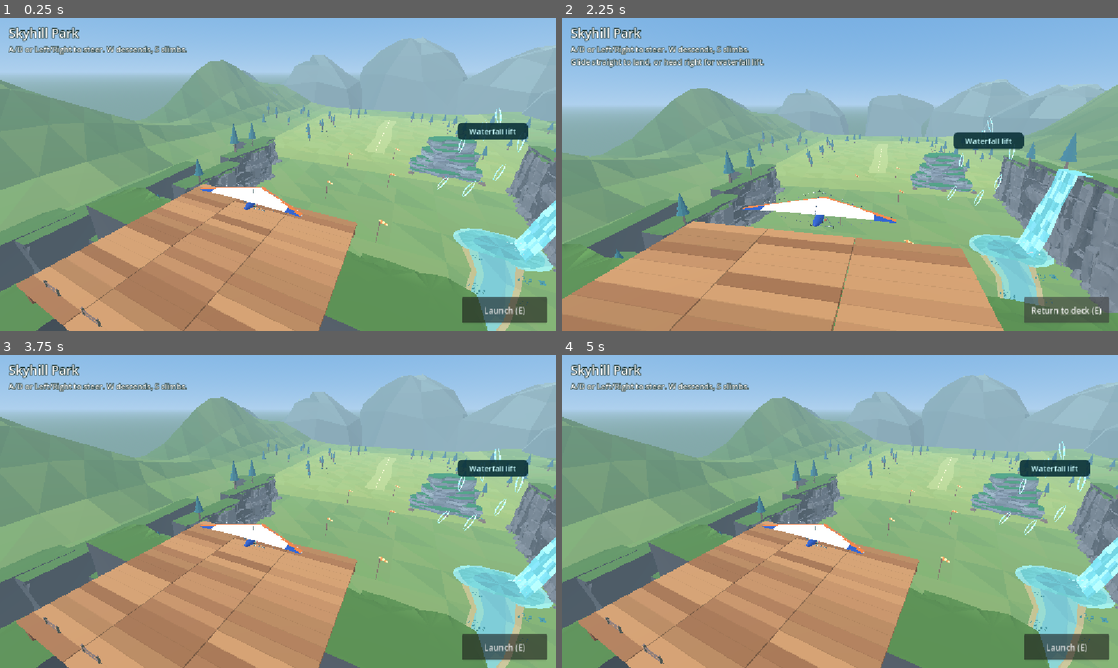
Above: before the commit, frames 1-4 (two rows, left to right).
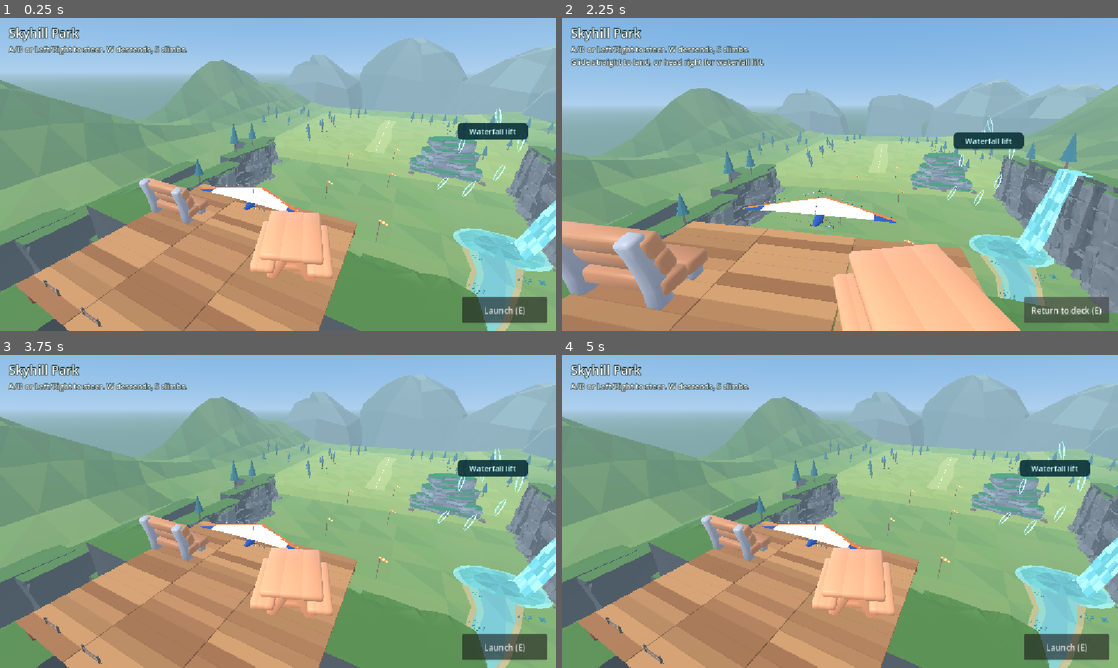
Above: after the commit, the same moments.

Repository: WillowbrookGame/willowbrook
Game: Godot game, scene res://game/skyhill/skyhill.tscn
Same seed, same stepped clock (60 frames per second), same inputs: the game is played once before the commit and once after it. This scene is started directly instead of the project's main scene.
Inputs (mouse positions are in pixels of both pictures, inside the frame that each line leads up to):
- Up to frame 1 (0.25 s): no input
- Up to frame 2 (2.25 s): click "Launch (E)" at 0.5 s; tap Enter at 1.25 s; move the mouse to (962, 158) at 1.27 s; hold Right (ui_right) 1.28-2 s; tap E at 1.35 s; click (962, 158) at 1.42 s; tap Space at 1.52 s; tap R at 1.55 s; click "Launch (E)" at 2 s
- Up to frame 3 (3.75 s): drag from (166, 527) to (250, 574) at 2.77 s; move the mouse to (333, 442) at 3.52 s; hold Right (ui_right) from 3.53 s (still down); tap E at 3.6 s
- Up to frame 4 (5 s): tap R at 3.8 s; release Right (ui_right) at 4.25 s; drag from (812, 574) to (673, 464) at 4.27 s

The runs differ from the first frame. In frame 1, 3.1% of the frame differs, in the area x 25-60%, y 51-84%; in frame 2, 11%, in the area x 0-83%, y 64-100%; in frame 3, 3.1%; in frame 4, 3.1%.

Commit message:
Connect Town to standalone Skyhill through an editable trailhead

Diff:
--- a/game/map.gd
+++ b/game/map.gd
@@ -258,6 +258,12 @@
 func _zone_blocks_world() -> bool:
 	return false
 
+func _zone_exit_prompt() -> String:
+	return ""
+
+func _try_zone_exit() -> bool:
+	return false
+
 func _reset_zone_inputs() -> void:
 	pass
 
@@ -705,6 +711,9 @@
 		if _near_at(beach_scenery.SLIDE_ENTRY) and fishing_ui.game.line.is_empty():
 			return "Ride the slide"
 		return fishing_ui.interaction_prompt()
+	var exit_prompt := _zone_exit_prompt()
+	if not exit_prompt.is_empty():
+		return exit_prompt
 	if _near_ferry():
 		return "Ferry to the island"
 	if _near_door():
@@ -776,6 +785,8 @@
 			if vehicles.is_driving():
 				_touches.reset_movement()
 			return
+	if _try_zone_exit():
+		return
 	if beach and _near_ferry():
 		_take_ferry()
 	elif beach and _near_at(DIVE_DOOR,2.25) and player.position.z > 11.8:
--- /dev/null
+++ b/game/skyhill/overlook.tscn
@@ -0,0 +1,16 @@
+[gd_scene format=3]
+
+[ext_resource type="PackedScene" path="res://game/town_assets/tiny-playground/picnic_table.gltf" id="table"]
+[ext_resource type="PackedScene" path="res://game/town_assets/tiny-park/bench.gltf" id="bench"]
+
+[node name="Overlook" type="Node3D"]
+
+[node name="PicnicTable" parent="." instance=ExtResource("table")]
+position = Vector3(4.1, 0, -0.6)
+rotation_degrees = Vector3(0, 20, 0)
+scale = Vector3(1.8, 1.8, 1.8)
+
+[node name="Bench" parent="." instance=ExtResource("bench")]
+position = Vector3(-4.7, 0, -1.3)
+rotation_degrees = Vector3(0, 180, 0)
+scale = Vector3(1.8, 1.8, 1.8)
--- a/game/skyhill/skyhill.gd
+++ b/game/skyhill/skyhill.gd
@@ -3,6 +3,7 @@
 
 const FLIGHT := preload("res://game/skyhill/flight_model.gd")
 const AVATARS := preload("res://game/avatars/catalog.gd")
+const TOWN_LINK := preload("res://game/skyhill/town_link.gd")
 enum State { DECK, FLYING, LANDING, MEADOW, CRASHED }
 const GROUND_CLEARANCE := 0.85
 const CRASH_TUMBLE_TIME := 0.65
@@ -28,6 +29,7 @@
 @onready var guide_label: Label = $HUD/WaterfallGuide/Caption
 @onready var prompt: Label = $HUD/Top/Instructions
 @onready var action: Button = $HUD/Action
+@onready var town_return: Button = $HUD/TownReturn
 @onready var stick: Control = $HUD/Stick
 @onready var knob: ColorRect = $HUD/Stick/Knob
 
@@ -40,6 +42,8 @@
 var _was_in_lift := false
 var _cue: AudioStreamPlayer
 var _elapsed := 0.0
+var _town_visit := false
+var _returning_to_town := false
 var _crash_elapsed := 0.0
 var _crash_rotation := Vector3.ZERO
 var _crash_side := 1.0
@@ -57,9 +61,12 @@
 var _visibility_callback: JavaScriptObject
 
 func _ready() -> void:
-	var rider := AVATARS.instantiate(AVATARS.DEFAULT)
+	var avatar := TOWN_LINK.take_arrival(get_tree())
+	_town_visit = not avatar.is_empty()
+	var rider := AVATARS.instantiate(avatar)
 	$Glider/RiderAnchor.add_child(rider)
 	action.pressed.connect(_action)
+	town_return.pressed.connect(_return_to_town)
 	_touch_seen = DisplayServer.is_touchscreen_available()
 	_cue = AudioStreamPlayer.new()
 	add_child(_cue)
@@ -88,9 +95,14 @@
 	_update_suspension()
 
 func _unhandled_key_input(event: InputEvent) -> void:
-	if event is InputEventKey and event.pressed and not event.echo and event.physical_keycode == KEY_E:
+	if not event is InputEventKey or not event.pressed or event.echo:
+		return
+	if event.physical_keycode == KEY_E:
 		_action()
 		get_viewport().set_input_as_handled()
+	elif event.physical_keycode == KEY_R and town_return.visible:
+		get_viewport().set_input_as_handled()
+		_return_to_town()
 
 func _notification(what: int) -> void:
 	if what == NOTIFICATION_APPLICATION_FOCUS_OUT:
@@ -117,6 +129,7 @@
 			prompt.text = "Flight paused. Resume when you are ready."
 			action.text = "Resume" if _touch_seen else "Resume (E)"
 	action.disabled = unavailable
+	town_return.disabled = unavailable
 
 func _input(event: InputEvent) -> void:
 	if event is InputEventKey and event.physical_keycode in FLIGHT_KEYS:
@@ -173,6 +186,17 @@
 	match state:
 		State.DECK: _launch()
 		State.FLYING, State.LANDING, State.MEADOW, State.CRASHED: _on_deck()
+
+func _return_to_town() -> void:
+	if not _town_visit or _returning_to_town or _paused or _tab_hidden or _app_unfocused:
+		return
+	if state != State.DECK and state != State.MEADOW:
+		return
+	_returning_to_town = true
+	var result := TOWN_LINK.return_to_town(get_tree())
+	if result != OK:
+		_returning_to_town = false
+		push_error("Couldn't return to Town: %s" % error_string(result))
 
 func _on_deck() -> void:
 	state = State.DECK
@@ -243,6 +267,8 @@
 	_was_in_lift = false
 	prompt.text = label_text
 	action.text = button_text
+	town_return.visible = _town_visit and (state == State.DECK or state == State.MEADOW)
+	town_return.text = "Back to Town" if _touch_seen else "Back to Town (R)"
 	stick.visible = _touch_seen and state == State.FLYING
 
 func lift_at(point: Vector3) -> float:
@@ -377,7 +403,10 @@
 		guide.size = guide_size
 	var x := clampf(projected.x - guide.size.x * 0.5, outer, maxf(outer, screen.x - guide.size.x - outer))
 	var top := prompt.get_global_rect().end.y + 12.0
-	var bottom := maxf(top, minf(stick.position.y, action.position.y) - guide.size.y - 8.0)
+	var controls_top := minf(stick.position.y, action.position.y)
+	if town_return.visible:
+		controls_top = minf(controls_top, town_return.position.y)
+	var bottom := maxf(top, controls_top - guide.size.y - 8.0)
 	guide.position = Vector2(x, clampf(projected.y - guide.size.y * 0.5, top, bottom))
 
 func _glider_pose() -> void:
--- a/game/skyhill/skyhill.tscn
+++ b/game/skyhill/skyhill.tscn
@@ -2,6 +2,7 @@
 
 [ext_resource type="Script" path="res://game/skyhill/skyhill.gd" id="logic"]
 [ext_resource type="Script" path="res://game/skyhill/ground_shadow.gd" id="ground_shadow"]
+[ext_resource type="PackedScene" path="res://game/skyhill/overlook.tscn" id="overlook"]
 [ext_resource type="PackedScene" path="res://game/skyhill/art/hang-glider.glb" id="glider"]
 [ext_resource type="PackedScene" path="res://game/skyhill/art/tree_pineDefaultA.glb" id="pine"]
 [ext_resource type="PackedScene" path="res://game/skyhill/art/rock_smallB.glb" id="rock"]
@@ -719,6 +720,9 @@
 position = Vector3(38, 0, -139)
 rotation = Vector3(0, -2.785, 0)
 scale = Vector3(4.1, 4.1, 4.1)
+
+[node name="Overlook" parent="Scenery" instance=ExtResource("overlook")]
+position = Vector3(0, 23.17, 15.5)
 
 [node name="Glider" type="Node3D" parent="."]
 position = Vector3(0, 24, 12)
@@ -800,6 +804,23 @@
 theme_override_font_sizes/font_size = 17
 text = "Launch (E)"
 
+[node name="TownReturn" type="Button" parent="HUD"]
+visible = false
+anchors_preset = 3
+anchor_left = 1.0
+anchor_top = 1.0
+anchor_right = 1.0
+anchor_bottom = 1.0
+offset_left = -195.0
+offset_top = -124.0
+offset_right = -18.0
+offset_bottom = -76.0
+grow_horizontal = 0
+grow_vertical = 0
+focus_mode = 0
+theme_override_font_sizes/font_size = 16
+text = "Back to Town (R)"
+
 [node name="Stick" type="ColorRect" parent="HUD"]
 visible = false
 anchors_preset = 2
--- /dev/null
+++ b/game/skyhill/test_town_round_trip.gd
@@ -0,0 +1,102 @@
+extends SceneTree
+
+const TOWN := "res://game/town.tscn"
+const PARK := "res://game/skyhill/skyhill.tscn"
+const LINK := preload("res://game/skyhill/town_link.gd")
+const AVATARS := preload("res://game/avatars/catalog.gd")
+
+var failures := 0
+
+func _initialize() -> void:
+	call_deferred("_run")
+
+func check(ok: bool, message: String) -> void:
+	if not ok:
+		failures += 1
+		push_error(message)
+
+func press(key: Key) -> void:
+	var event := InputEventKey.new()
+	event.physical_keycode = key
+	event.pressed = true
+	root.push_input(event)
+	event.pressed = false
+	root.push_input(event)
+
+func _expect_scene(path: String) -> Node:
+	for _i in 30:
+		await process_frame
+		if current_scene != null and current_scene.scene_file_path == path:
+			return current_scene
+	check(false, "Expected scene " + path)
+	return null
+
+func _run() -> void:
+	set_meta("fishing_save_override", "user://skyhill-round-trip-%s.cfg" % Time.get_ticks_usec())
+	var account := root.get_node("WillowbrookBrowserSession")
+	var native := root.get_node("WillowbrookSession")
+	account._character = "female-a"
+	change_scene_to_file(TOWN)
+	var town := await _expect_scene(TOWN)
+	if town == null:
+		quit(1)
+		return
+	check(town.arena_avatar.get_meta("avatar_id") == "female-a", "Town must start with the selected avatar")
+	check(town._interaction_text() != "Visit Skyhill Park", "Skyhill should not be interactable from the main spawn")
+	check(native.zone == "town", "Original Town session should start bound")
+	var trail := town.get_node("TownLayout/SkyhillTrailhead")
+	var point: Vector3 = trail.get_node("InteractPoint").global_position
+	var arrival: Vector3 = trail.get_node("TownReturn").global_position
+	var avatar: CharacterBody3D = town.player
+	avatar.global_position = arrival
+	avatar.rotation.y = PI
+	avatar.held["up"] = true
+	for _i in 25:
+		await physics_frame
+	avatar.held.clear()
+	check(avatar.is_on_floor(), "The approach to the trailhead should be walkable")
+	check(avatar.global_position.distance_to(point) < 2.4 and town._interaction_text() == "Visit Skyhill Park", "Walk-up must show the regular interaction prompt")
+	press(KEY_E)
+	var park := await _expect_scene(PARK)
+	if park == null:
+		quit(1)
+		return
+	check(park.get_node("Glider/RiderAnchor").get_child(0).get_meta("avatar_id") == "female-a", "Skyhill did not receive the selected avatar")
+	check(native.zone.is_empty() and not has_meta(LINK.ARRIVAL), "Solo Skyhill must suspend Town presence and consume arrival data")
+	check(park.town_return.visible and park.get_node("Scenery/Overlook/PicnicTable").scene_file_path.ends_with(".gltf"), "Town entry should offer return and show the editable picnic scenery")
+	park.set_physics_process(false)
+	park.action.pressed.emit()
+	check(park.state == park.State.FLYING and not park.town_return.visible, "Launch should not show a conflicting return button")
+	park._return_to_town()
+	check(not park._returning_to_town, "Return to Town must not interrupt a flight")
+	for _i in 850:
+		park.step_flight(1.0 / 60.0, 0.0)
+		if park.state != park.State.FLYING and park.state != park.State.LANDING:
+			break
+	check(park.state == park.State.MEADOW and park.town_return.visible, "Solo flight should land and offer Town return")
+	park.action.pressed.emit()
+	check(park.state == park.State.DECK and park.town_return.visible, "After the ride back up, the player can fly again or leave")
+	park.town_return.pressed.emit()
+	town = await _expect_scene(TOWN)
+	if town == null:
+		quit(1)
+		return
+	check(town.player.global_position.distance_to(arrival) < 0.15, "Return must use the authored Town marker")
+	check(town.arena_avatar.get_meta("avatar_id") == "female-a" and native.zone == "town" and not has_meta(LINK.RETURN), "Town return must retain the avatar and rebind presence")
+	check(town._interaction_text() != "Visit Skyhill Park", "Return marker should leave room before re-entering")
+	town.player.global_position = point + Vector3.UP * 0.06
+	town._interact()
+	park = await _expect_scene(PARK)
+	if park == null:
+		quit(1)
+		return
+	check(park.town_return.visible, "Repeated visits must still allow return")
+	press(KEY_R)
+	town = await _expect_scene(TOWN)
+	change_scene_to_file(PARK)
+	park = await _expect_scene(PARK)
+	if park != null:
+		check(park.get_node("Glider/RiderAnchor").get_child(0).get_meta("avatar_id") == AVATARS.DEFAULT and not park.town_return.visible, "Standalone opens with the default rider and no Town return")
+	if failures == 0:
+		print("PASS Town/Skyhill round trip: walk-up, selected rider, launch, touchdown/retry, both return controls, session restore and standalone")
+	quit(0 if failures == 0 else 1)
--- /dev/null
+++ b/game/skyhill/town_link.gd
@@ -0,0 +1,35 @@
+extends RefCounted
+## The solo transition contract. No presence packets, saves, or flight state changes.
+
+const AVATARS := preload("res://game/avatars/catalog.gd")
+const PARK := "res://game/skyhill/skyhill.tscn"
+const TOWN := "res://game/town.tscn"
+const ARRIVAL := &"skyhill_solo_arrival"
+const RETURN := &"skyhill_solo_return"
+
+static func enter(tree: SceneTree, avatar: Variant) -> Error:
+	tree.set_meta(ARRIVAL, AVATARS.sanitize(avatar))
+	var result := tree.change_scene_to_file(PARK)
+	if result != OK:
+		tree.remove_meta(ARRIVAL)
+	return result
+
+static func take_arrival(tree: SceneTree) -> String:
+	var avatar: String = ""
+	if tree.has_meta(ARRIVAL):
+		avatar = AVATARS.sanitize(tree.get_meta(ARRIVAL))
+		tree.remove_meta(ARRIVAL)
+	return avatar
+
+static func return_to_town(tree: SceneTree) -> Error:
+	tree.set_meta(RETURN, true)
+	var result := tree.change_scene_to_file(TOWN)
+	if result != OK:
+		tree.remove_meta(RETURN)
+	return result
+
+static func take_return(tree: SceneTree) -> bool:
+	if not tree.has_meta(RETURN):
+		return false
+	tree.remove_meta(RETURN)
+	return true
--- /dev/null
+++ b/game/skyhill/town_trailhead.tscn
@@ -0,0 +1,65 @@
+[gd_scene format=3]
+
+[sub_resource type="StandardMaterial3D" id="Wood"]
+albedo_color = Color(0.30, 0.17, 0.09, 1)
+
+[sub_resource type="StandardMaterial3D" id="Green"]
+albedo_color = Color(0.10, 0.29, 0.23, 1)
+
+[sub_resource type="BoxMesh" id="Post"]
+material = SubResource("Wood")
+size = Vector3(0.16, 2.65, 0.16)
+
+[sub_resource type="BoxMesh" id="Board"]
+material = SubResource("Green")
+size = Vector3(2.95, 0.95, 0.16)
+
+[sub_resource type="BoxShape3D" id="PostShape"]
+size = Vector3(0.16, 2.65, 0.16)
+
+[node name="SkyhillTrailhead" type="Node3D"]
+
+[node name="InteractPoint" type="Marker3D" parent="."]
+
+[node name="TownReturn" type="Marker3D" parent="."]
+position = Vector3(0, 0.08, -3.2)
+
+[node name="Sign" type="Node3D" parent="."]
+position = Vector3(0, 0, 1.15)
+rotation_degrees = Vector3(0, 180, 0)
+
+[node name="LeftPost" type="StaticBody3D" parent="Sign"]
+position = Vector3(-1.28, 1.325, 0)
+
+[node name="Art" type="MeshInstance3D" parent="Sign/LeftPost"]
+mesh = SubResource("Post")
+
+[node name="Collision" type="CollisionShape3D" parent="Sign/LeftPost"]
+shape = SubResource("PostShape")
+
+[node name="RightPost" type="StaticBody3D" parent="Sign"]
+position = Vector3(1.28, 1.325, 0)
+
+[node name="Art" type="MeshInstance3D" parent="Sign/RightPost"]
+mesh = SubResource("Post")
+
+[node name="Collision" type="CollisionShape3D" parent="Sign/RightPost"]
+shape = SubResource("PostShape")
+
+[node name="Board" type="MeshInstance3D" parent="Sign"]
+position = Vector3(0, 2.15, 0)
+mesh = SubResource("Board")
+
+[node name="Title" type="Label3D" parent="Sign"]
+position = Vector3(0, 2.31, 0.085)
+text = "SKYHILL PARK"
+font_size = 40
+pixel_size = 0.005
+outline_size = 4
+
+[node name="Subtitle" type="Label3D" parent="Sign"]
+position = Vector3(0, 1.95, 0.085)
+text = "HANG GLIDING TRAILHEAD"
+font_size = 23
+pixel_size = 0.005
+outline_size = 3
--- a/game/town.tscn
+++ b/game/town.tscn
@@ -1,7 +1,8 @@
-[gd_scene load_steps=4 format=3]
+[gd_scene load_steps=5 format=3]
 [ext_resource type="Script" path="res://game/town_scene.gd" id="1"]
 [ext_resource type="Script" path="res://game/town_layout.gd" id="2"]
 [ext_resource type="PackedScene" path="res://game/town_scenery.tscn" id="3"]
+[ext_resource type="PackedScene" path="res://game/skyhill/town_trailhead.tscn" id="skyhill_trail"]
 
 [node name="WillowbrookTown" type="Node3D"]
 script = ExtResource("1")
@@ -10,3 +11,6 @@
 script = ExtResource("2")
 
 [node name="TownScenery" parent="TownLayout" instance=ExtResource("3")]
+
+[node name="SkyhillTrailhead" parent="TownLayout" instance=ExtResource("skyhill_trail")]
+position = Vector3(64, 0, 44)
--- a/game/town_scene.gd
+++ b/game/town_scene.gd
@@ -3,6 +3,7 @@
 
 const ARENA := "res://game/arena.tscn"
 const TOWN_LAYOUT = preload("res://game/town_layout.gd")
+const SKYHILL_LINK := preload("res://game/skyhill/town_link.gd")
 
 
 var paintball_lobby_view: Node
@@ -55,11 +56,36 @@
 
 
 func _setup_zone_player() -> void:
+	if SKYHILL_LINK.take_return(get_tree()):
+		var arrival: Marker3D = $TownLayout/SkyhillTrailhead/TownReturn
+		player.global_position = arrival.global_position
+		look_yaw = arrival.global_rotation.y
+		player.rotation.y = look_yaw
+		return
 	if get_tree().has_meta("paintball_town_return"):
 		get_tree().remove_meta("paintball_town_return")
 		player.position = TOWN_ROUTES.ARENA_DOOR + Vector3(0,0.04,1.6)
 		look_yaw = PI
 		player.rotation.y = look_yaw
+
+func _zone_exit_prompt() -> String:
+	var point: Marker3D = $TownLayout/SkyhillTrailhead/InteractPoint
+	var local := point.to_local(player.global_position)
+	return "Visit Skyhill Park" if absf(local.y) <= 1.1 and Vector2(local.x, local.z).length() <= 2.4 else ""
+
+func _try_zone_exit() -> bool:
+	if _zone_exit_prompt().is_empty():
+		return false
+	var session := get_node_or_null("/root/WillowbrookBrowserSession" if OS.has_feature("web") else "/root/WillowbrookSession")
+	var tree := get_tree()
+	changing = true
+	var result := SKYHILL_LINK.enter(tree, arena_avatar.get_meta("avatar_id", ""))
+	if result != OK:
+		changing = false
+		push_error("Couldn't open Skyhill Park: %s" % error_string(result))
+	elif session != null:
+		session.suspend_zone_for(self)
+	return true
 
 
 func _try_door() -> void:
Not shown, changed: game/skyhill/EDITING.md
